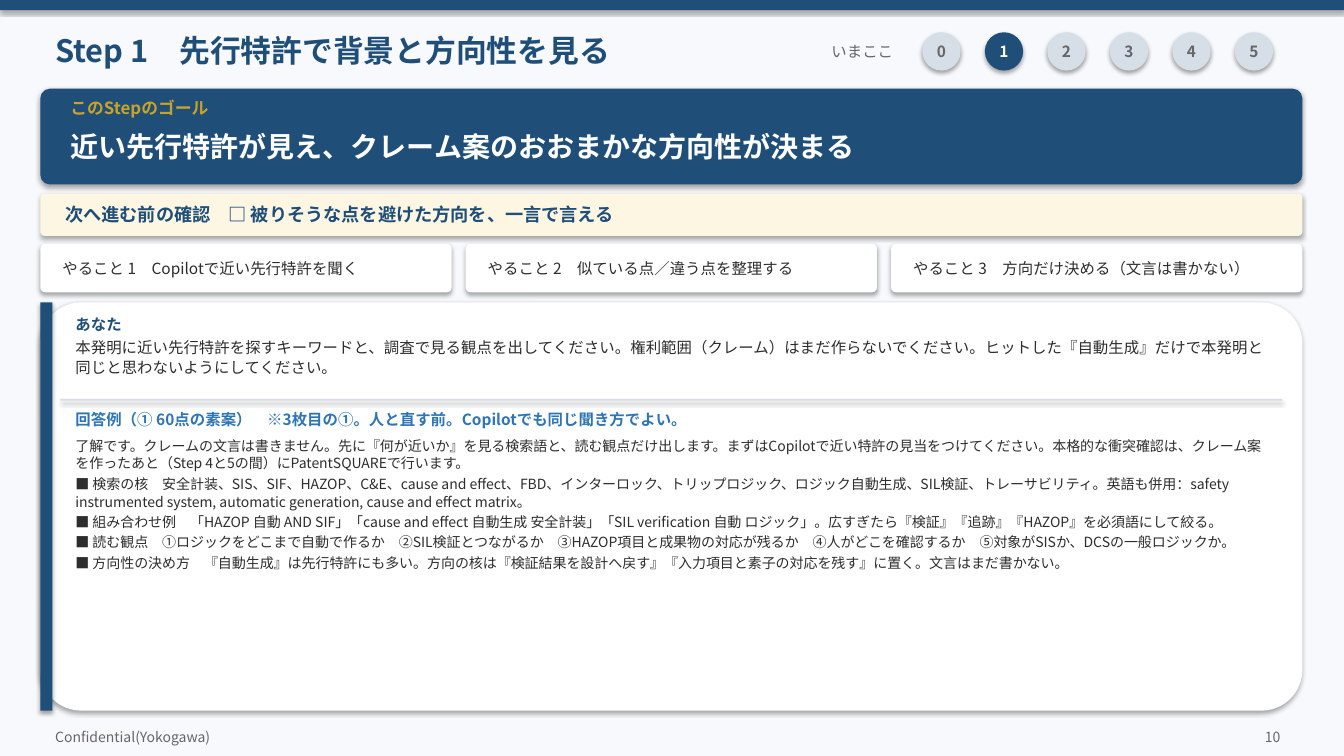
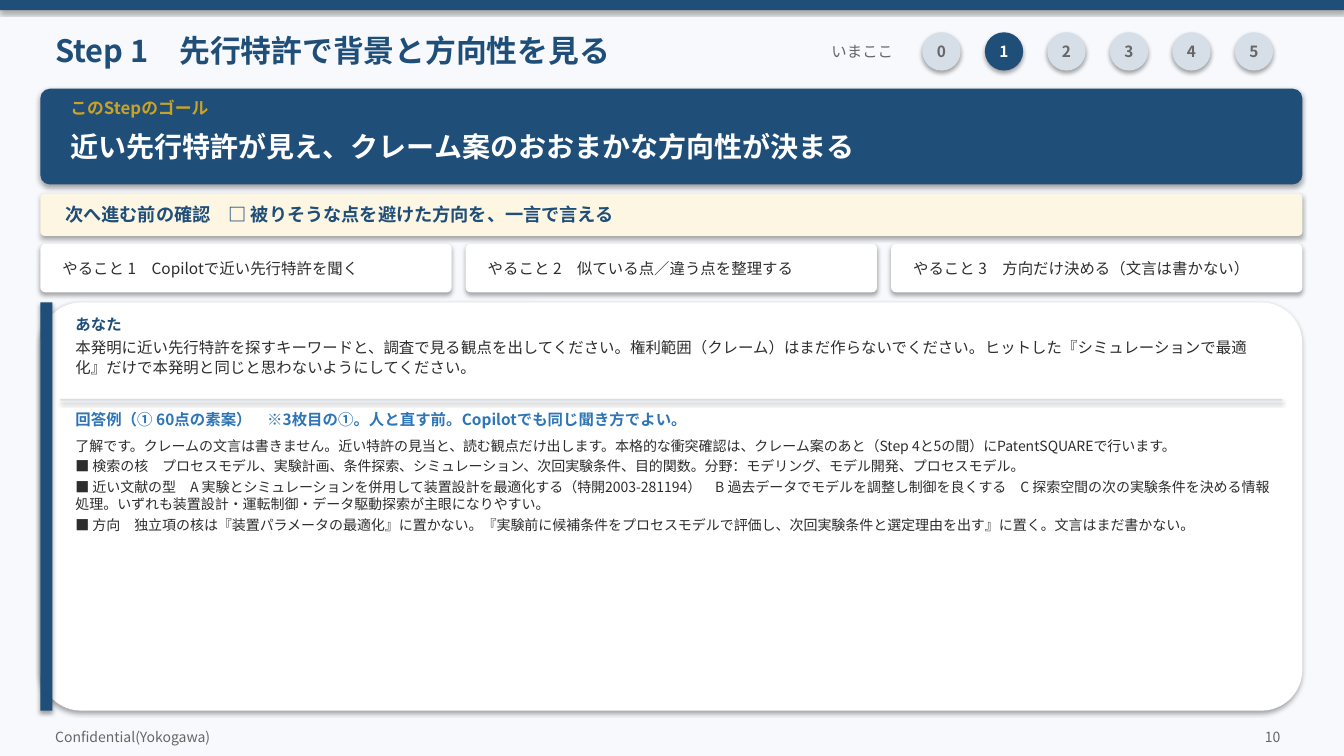
Before and after one commit to zhexingwang/ppt, a slide deck: slide 10 of decks/05_Copilot発明開示書/Copilot発明開示書_訂正反映.pptx. Drawn at 1344x756 pixels with LibreOffice and Linux fonts; fonts in the diff are those of the drawing. Boxes give left, top, right and bottom in pixels: in the first picture for what was removed or moved away, otherwise in the second. Text is boxed around its words. In the diff, an @@ line names an element or a change of style, - is before the commit and + after.

```diff
--- a/decks/05_Copilot発明開示書/Copilot発明開示書_訂正反映.pptx
+++ b/decks/05_Copilot発明開示書/Copilot発明開示書_訂正反映.pptx
@@ text at (x1=75, y1=340, x2=1246, y2=375): text changed @@
-本発明に近い先行特許を探すキーワードと、調査で見る観点を出してください。権利範囲（クレーム）はまだ作らないでください。ヒットした『自動生成』だけで本発明と同じと思わないようにしてください。
+本発明に近い先行特許を探すキーワードと、調査で見る観点を出してください。権利範囲（クレーム）はまだ作らないでください。ヒットした『シミュレーションで最適化』だけで本発明と同じと思わないようにしてください。
@@ text at (x1=75, y1=439, x2=1269, y2=532): text changed @@
-了解です。クレームの文言は書きません。先に『何が近いか』を見る検索語と、読む観点だけ出します。まずはCopilotで近い特許の見当をつけてください。本格的な衝突確認は、クレーム案を作ったあと（Step 4と5の間）にPatentSQUAREで行います。
-■ 検索の核 安全計装、SIS、SIF、HAZOP、C&E、cause and effect、FBD、インターロック、トリップロジック、ロジック自動生成、SIL検証、トレーサビリティ。英語も併用：safety instrumented system, automatic generation, cause and effect matrix。
-■ 組み合わせ例 「HAZOP 自動 AND SIF」「cause and effect 自動生成 安全計装」「SIL verification 自動 ロジック」。広すぎたら『検証』『追跡』『HAZOP』を必須語にして絞る。
-■ 読む観点 ①ロジックをどこまで自動で作るか ②SIL検証とつながるか ③HAZOP項目と成果物の対応が残るか ④人がどこを確認するか ⑤対象がSISか、DCSの一般ロジックか。
-■ 方向性の決め方 『自動生成』は先行特許にも多い。方向の核は『検証結果を設計へ戻す』『入力項目と素子の対応を残す』に置く。文言はまだ書かない。
+了解です。クレームの文言は書きません。近い特許の見当と、読む観点だけ出します。本格的な衝突確認は、クレーム案のあと（Step 4と5の間）にPatentSQUAREで行います。
+■ 検索の核 プロセスモデル、実験計画、条件探索、シミュレーション、次回実験条件、目的関数。分野：モデリング、モデル開発、プロセスモデル。
+■ 近い文献の型 A 実験とシミュレーションを併用して装置設計を最適化する（特開2003-281194） B 過去データでモデルを調整し制御を良くする C 探索空間の次の実験条件を決める情報処理。いずれも装置設計・運転制御・データ駆動探索が主眼になりやすい。
+■ 方向 独立項の核は『装置パラメータの最適化』に置かない。『実験前に候補条件をプロセスモデルで評価し、次回実験条件と選定理由を出す』に置く。文言はまだ書かない。
```
Also in this commit, not shown: 13 other slides changed, 6 slides added, 5 slides removed, 22 other files.
